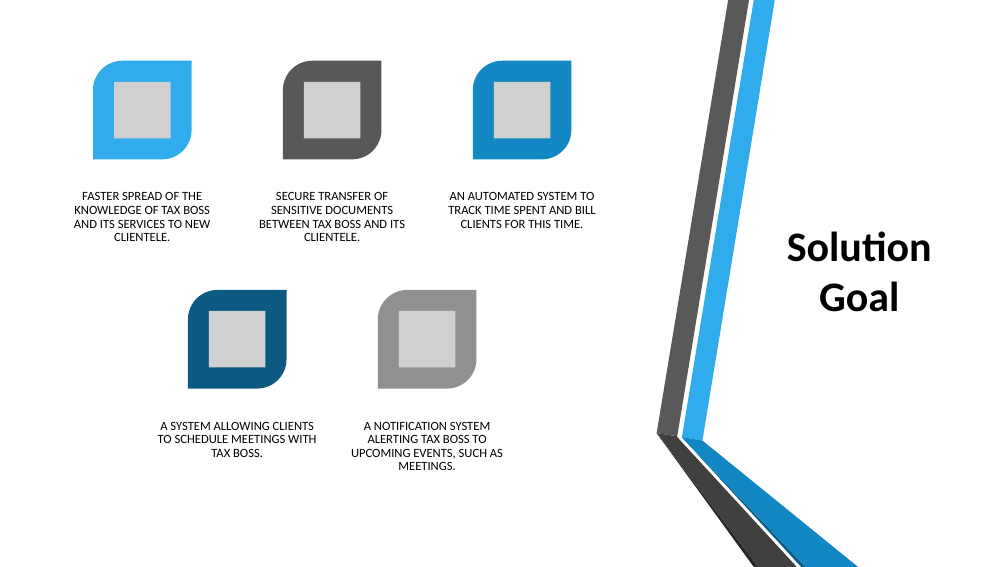
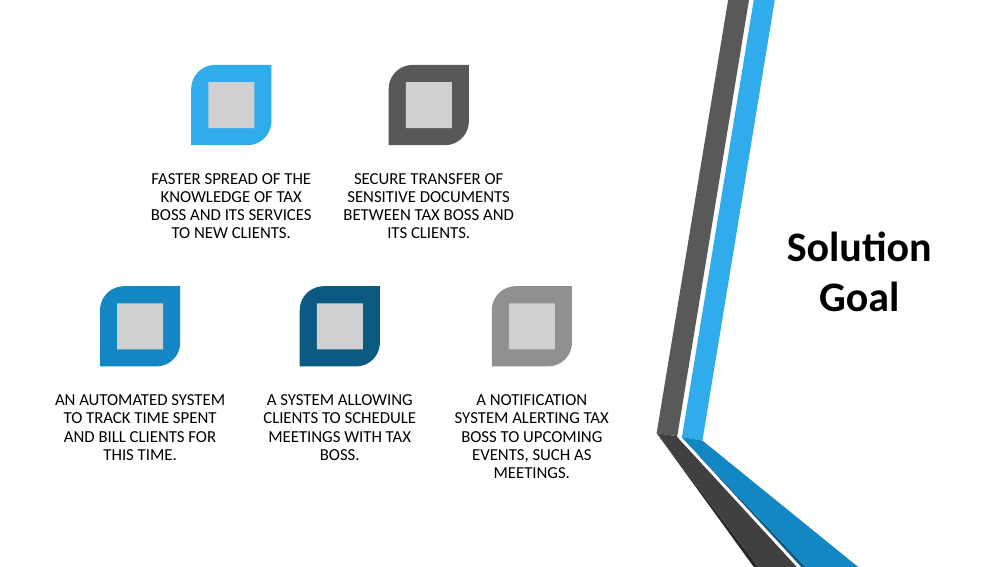
Before and after one commit to CalhounC357/4800_Tax_Boss, a slide deck: slide 6 of De La Riva, Bennett, Calhoun, Young; Tax_Boss.pptx. Drawn at 1008x567 pixels with LibreOffice and Linux fonts; fonts in the diff are those of the drawing; grey boxes stand for pictures; background and template pictures are left out. Boxes give left, top, right and bottom in pixels: in the first picture for what was removed or moved away, otherwise in the second. Text is boxed around its words. In the diff, an @@ line names an element or a change of style, - is before the commit and + after.

```diff
--- a/De La Riva, Bennett, Calhoun, Young; Tax_Boss.pptx
+++ b/De La Riva, Bennett, Calhoun, Young; Tax_Boss.pptx
@@ round diag rect: place and size @@
-round diag rect at <box>93,60,191,159</box>
+round diag rect at <box>191,65,271,145</box>
@@ picture: place and size @@
-picture at <box>114,82,171,138</box>
+picture at <box>209,82,255,129</box>
@@ round diag rect: place and size @@
-round diag rect at <box>283,60,381,159</box>
+round diag rect at <box>389,65,469,145</box>
@@ picture: place and size @@
-picture at <box>304,82,361,138</box>
+picture at <box>406,82,452,129</box>
@@ text at <box>151,173,312,238</box>: text changed; size 12 to 16 pt @@
-FASTER SPREAD OF THE KNOWLEDGE OF TAX BOSS AND ITS SERVICES TO NEW CLIENTELE.
+FASTER SPREAD OF THE KNOWLEDGE OF TAX BOSS AND ITS SERVICES TO NEW CLIENTS.
@@ text at <box>343,173,514,238</box>: text changed; size 12 to 16 pt @@
-SECURE TRANSFER OF SENSITIVE DOCUMENTS BETWEEN TAX BOSS AND ITS CLIENTELE.
+SECURE TRANSFER OF SENSITIVE DOCUMENTS BETWEEN TAX BOSS AND ITS CLIENTS.
@@ round diag rect: place and size @@
-round diag rect at <box>473,60,571,159</box>
+round diag rect at <box>100,287,180,367</box>
@@ round diag rect: place and size @@
-round diag rect at <box>188,290,287,389</box>
+round diag rect at <box>299,287,380,367</box>
@@ round diag rect: place and size @@
-round diag rect at <box>378,290,476,389</box>
+round diag rect at <box>492,287,572,367</box>
@@ picture: place and size @@
-picture at <box>494,82,551,138</box>
+picture at <box>117,303,163,349</box>
@@ picture removed at <box>209,311,265,368</box> @@
@@ picture added at <box>317,303,363,349</box> @@
@@ picture removed at <box>399,311,456,368</box> @@
@@ picture added at <box>509,303,555,349</box> @@
@@ size 12 to 16 pt; more space between paragraphs in 3 elements at <box>455,394,609,478</box>, <box>263,394,417,460</box>, <box>55,394,225,460</box> @@
@@ text "AN AUTOMATED SYSTEM TO TRACK ...": place and size @@
-text "AN AUTOMATED SYSTEM TO TRACK ..." at <box>448,192,596,228</box>
+text "AN AUTOMATED SYSTEM TO TRACK ..." at <box>55,394,225,460</box>
@@ text "A SYSTEM ALLOWING CLIENTS TO ...": place and size @@
-text "A SYSTEM ALLOWING CLIENTS TO ..." at <box>158,422,316,457</box>
+text "A SYSTEM ALLOWING CLIENTS TO ..." at <box>263,394,417,460</box>
@@ text "A NOTIFICATION SYSTEM ALERTING TAX ...": place and size @@
-text "A NOTIFICATION SYSTEM ALERTING TAX ..." at <box>351,422,503,470</box>
+text "A NOTIFICATION SYSTEM ALERTING TAX ..." at <box>455,394,609,478</box>
```
Also in this commit, not shown: 1 other slide changed.
